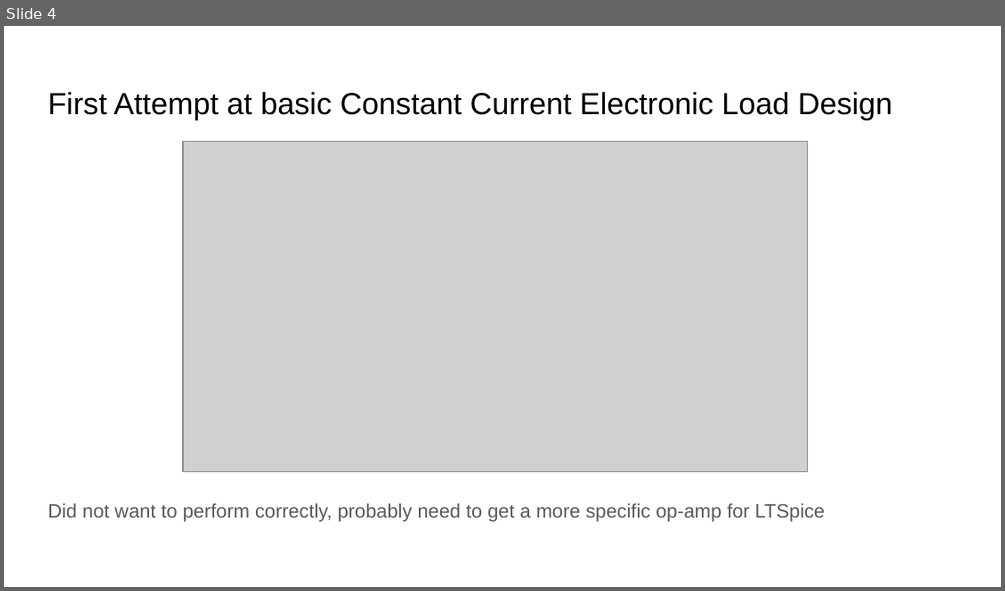
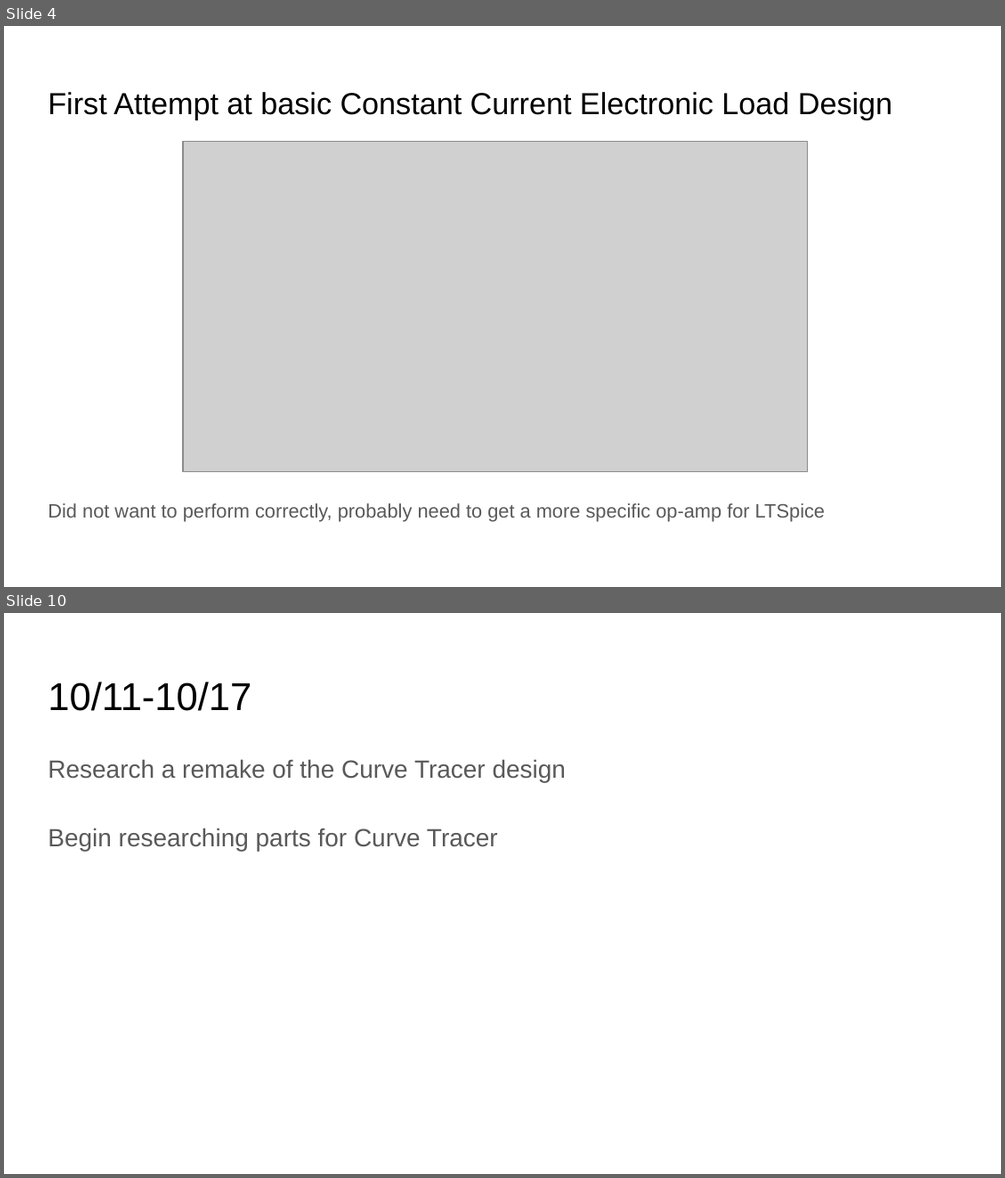
Before and after one commit to Xylot/DAPL, a slide deck: Project Notebook - Group 4/Project Notebook - Group 4/1. Individual/Cooper/Cooper Project Notebook.pptx. Shown one above the other, each under a label of ours: slide 4 before the commit, slides 4 and 10 after it; the slides between them are not shown. The pictures are 1005x591 and 1005x1178 pixels, drawn with LibreOffice and Linux fonts; fonts in the diff are those of the drawing; grey boxes stand for pictures. Boxes give left, top, right and bottom in pixels: in the first picture for what was removed or moved away, otherwise in the second. Text is boxed around its words. In the diff, an @@ line names an element or a change of style, - is before the commit and + after.

```diff
--- a/Project Notebook - Group 4/Project Notebook - Group 4/1. Individual/Cooper/Cooper Project Notebook.pptx
+++ b/Project Notebook - Group 4/Project Notebook - Group 4/1. Individual/Cooper/Cooper Project Notebook.pptx
@@ slide 10 added at [4,613,1001,1174], background #FFFFFF @@
@@ title added at [48,682,251,711], 28 pt, text #000000 @@
+10/11-10/17
@@ text added at [48,759,566,851], 18 pt, text #595959 @@
+Research a remake of the Curve Tracer design
+Begin researching parts for Curve Tracer
```
Also in this commit, not shown: 18 other slides added, 17 other files.
